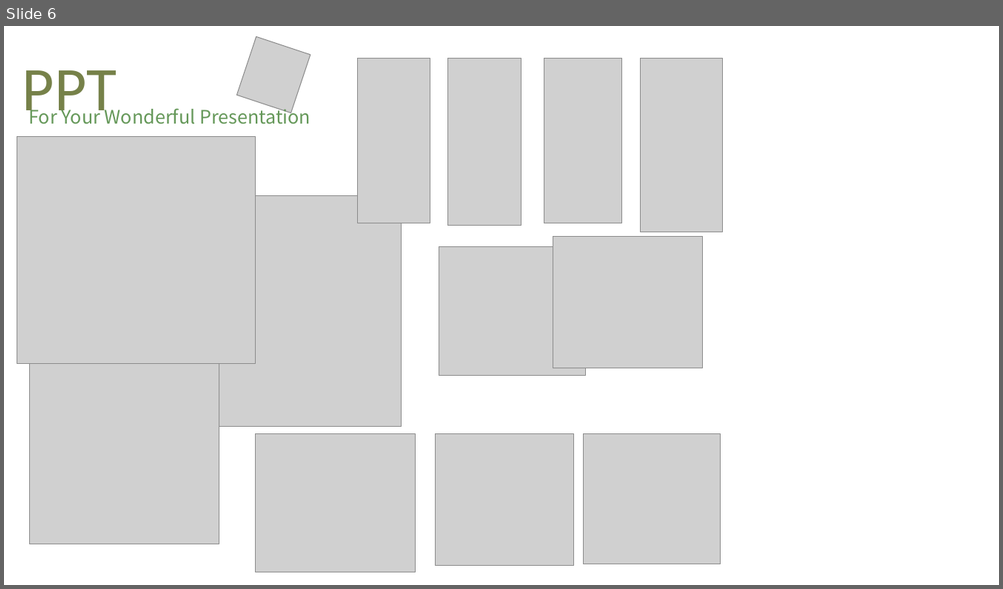
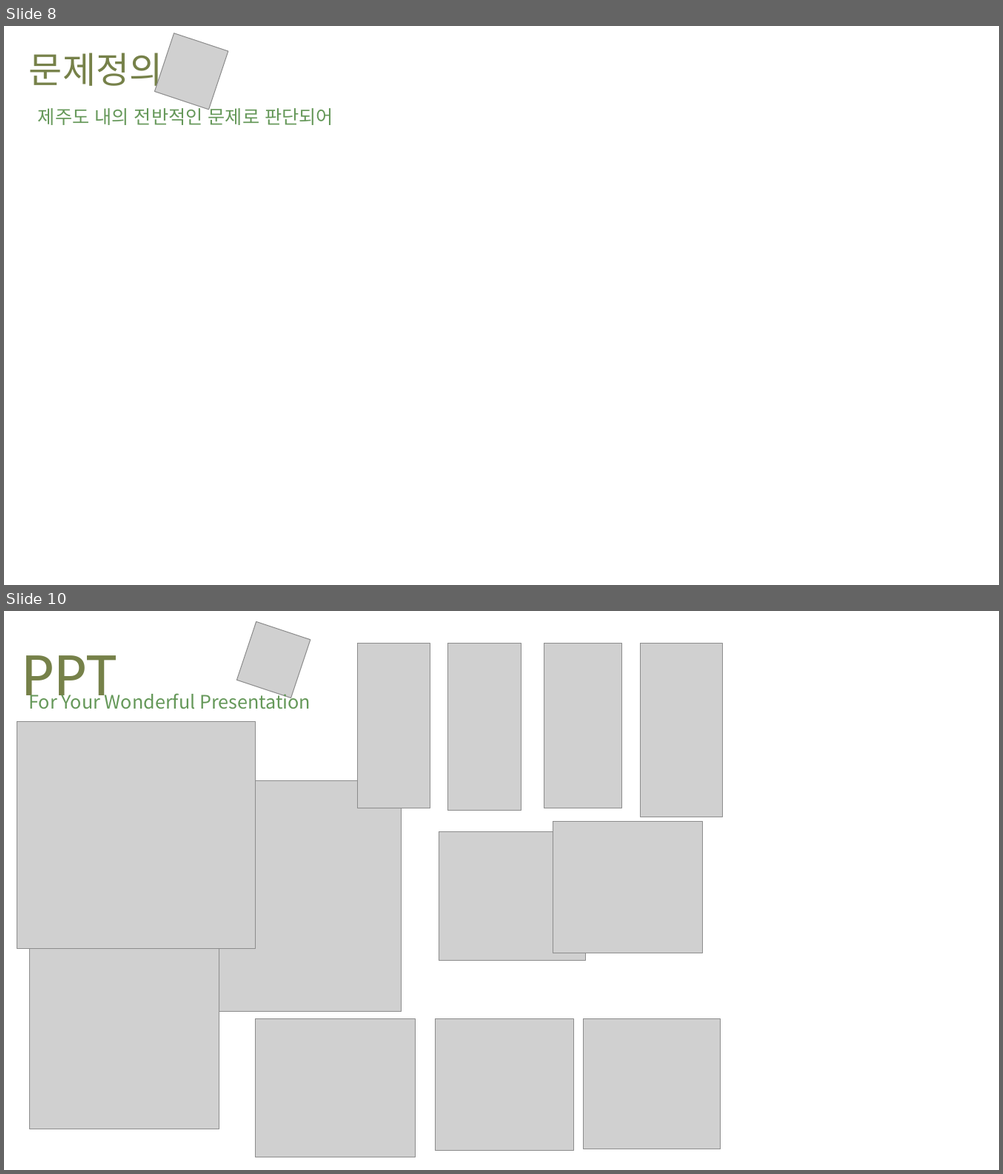
Before and after one commit to Joonyeong97/Jeju_Analysis_Project, a slide deck: ppt/감귤 PPT.pptx. Shown one above the other, each under a label of ours: slide 6 before the commit, slides 8 and 10 after it; the slides between them are not shown. The pictures are 1003x589 and 1003x1174 pixels, drawn with LibreOffice and Linux fonts; fonts in the diff are those of the drawing; grey boxes stand for pictures; background and template pictures are left out. Boxes give left, top, right and bottom in pixels: in the first picture for what was removed or moved away, otherwise in the second. Text is boxed around its words. In the diff, an @@ line names an element or a change of style, - is before the commit and + after.

```diff
--- a/ppt/감귤 PPT.pptx
+++ b/ppt/감귤 PPT.pptx
@@ slide 8 added at bbox=[4, 26, 999, 585], background picture (left out) @@
@@ picture added at bbox=[155, 33, 228, 110] @@
@@ text added at bbox=[29, 53, 162, 92], 35 pt, text #768149 @@
+문제정의
@@ text added at bbox=[38, 105, 333, 125], 18 pt, text #659859 @@
+제주도 내의 전반적인 문제로 판단되어
@@ what was slide 6 is now slide 10 @@
```
Also in this commit, not shown: 3 slides changed, 5 other slides added, 2 slides removed.
